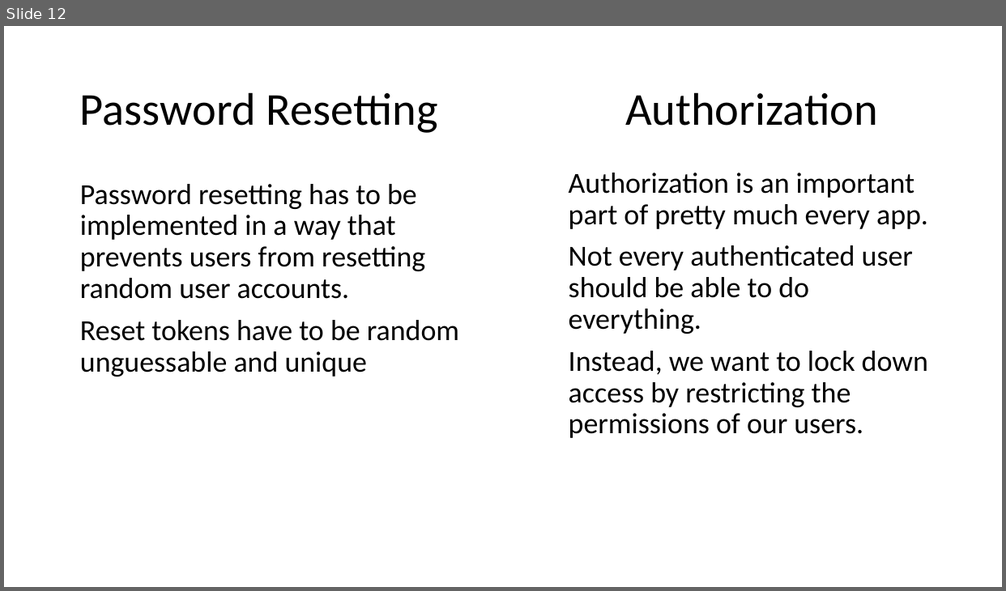
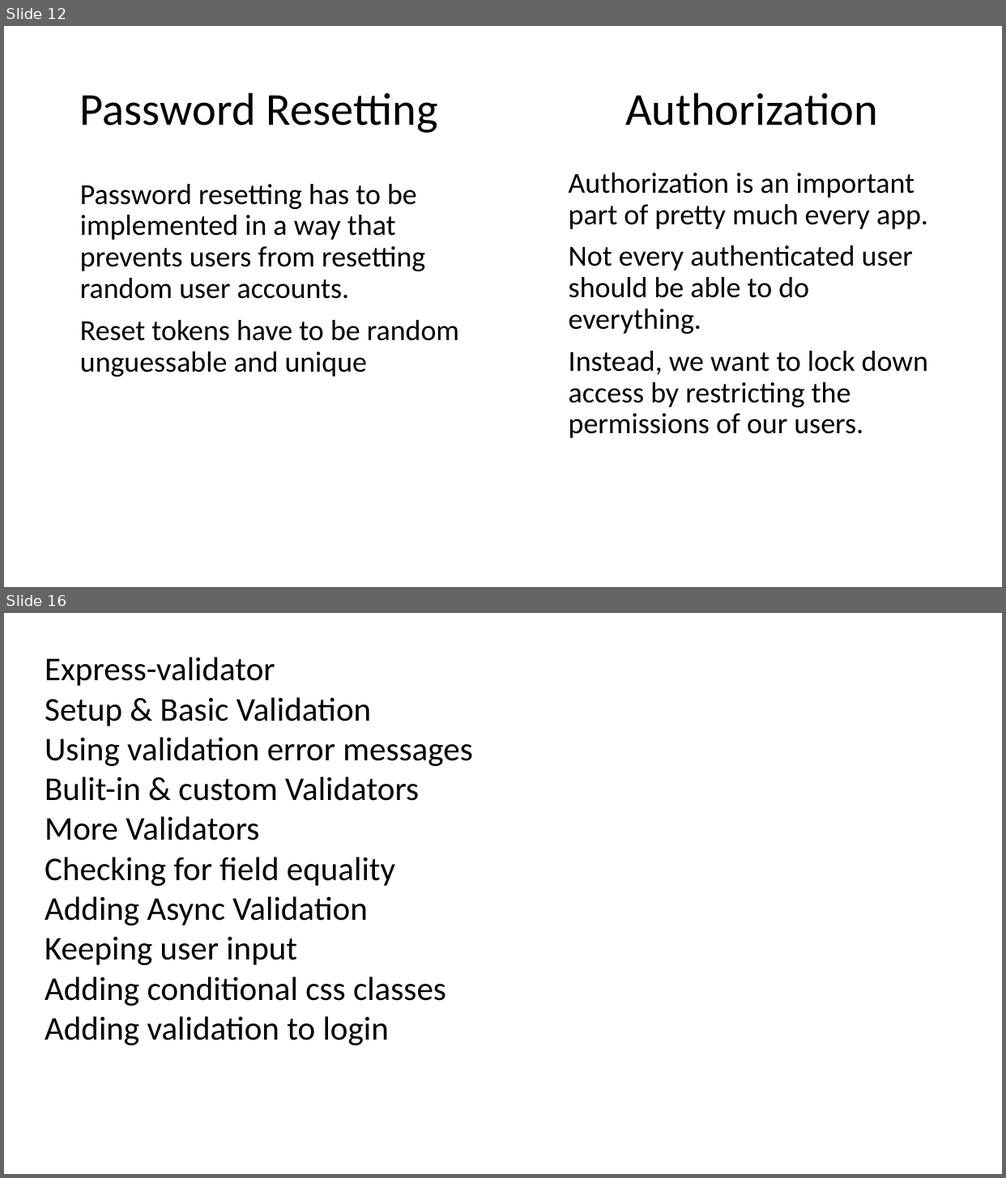
Before and after one commit to PiyushChaturvedii/batch03, a slide deck: Sessions & Cookies.pptx. Shown one above the other, each under a label of ours: slide 12 before the commit, slides 12 and 16 after it; the slides between them are not shown. The pictures are 1006x591 and 1006x1178 pixels, drawn with LibreOffice and Linux fonts; fonts in the diff are those of the drawing. Boxes give left, top, right and bottom in pixels: in the first picture for what was removed or moved away, otherwise in the second. Text is boxed around its words. In the diff, an @@ line names an element or a change of style, - is before the commit and + after.

```diff
--- a/Sessions & Cookies.pptx
+++ b/Sessions & Cookies.pptx
@@ slide 16 added at [4, 613, 1002, 1174], background #FFFFFF @@
@@ text added at [44, 657, 473, 1046], 32 pt, text #000000 @@
+Express-validator
+Setup & Basic Validation
+Using validation error messages
+Bulit-in & custom Validators
+More Validators
+Checking for field equality
+Adding Async Validation
+Keeping user input
+Adding conditional css classes
+Adding validation to login
```
Also in this commit, not shown: 3 other slides added, 41 other files.
